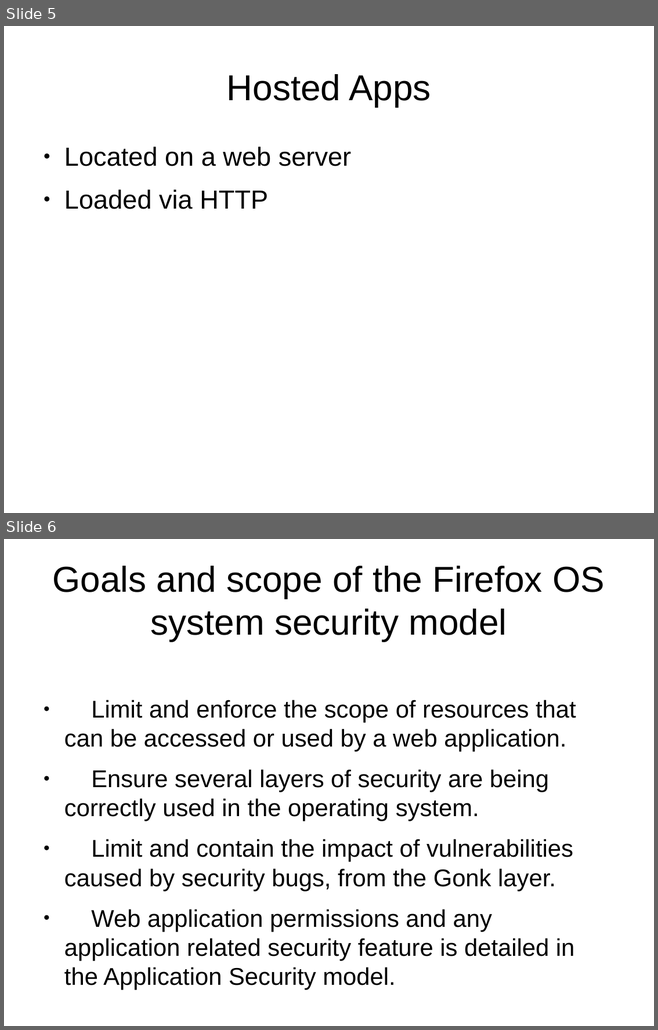
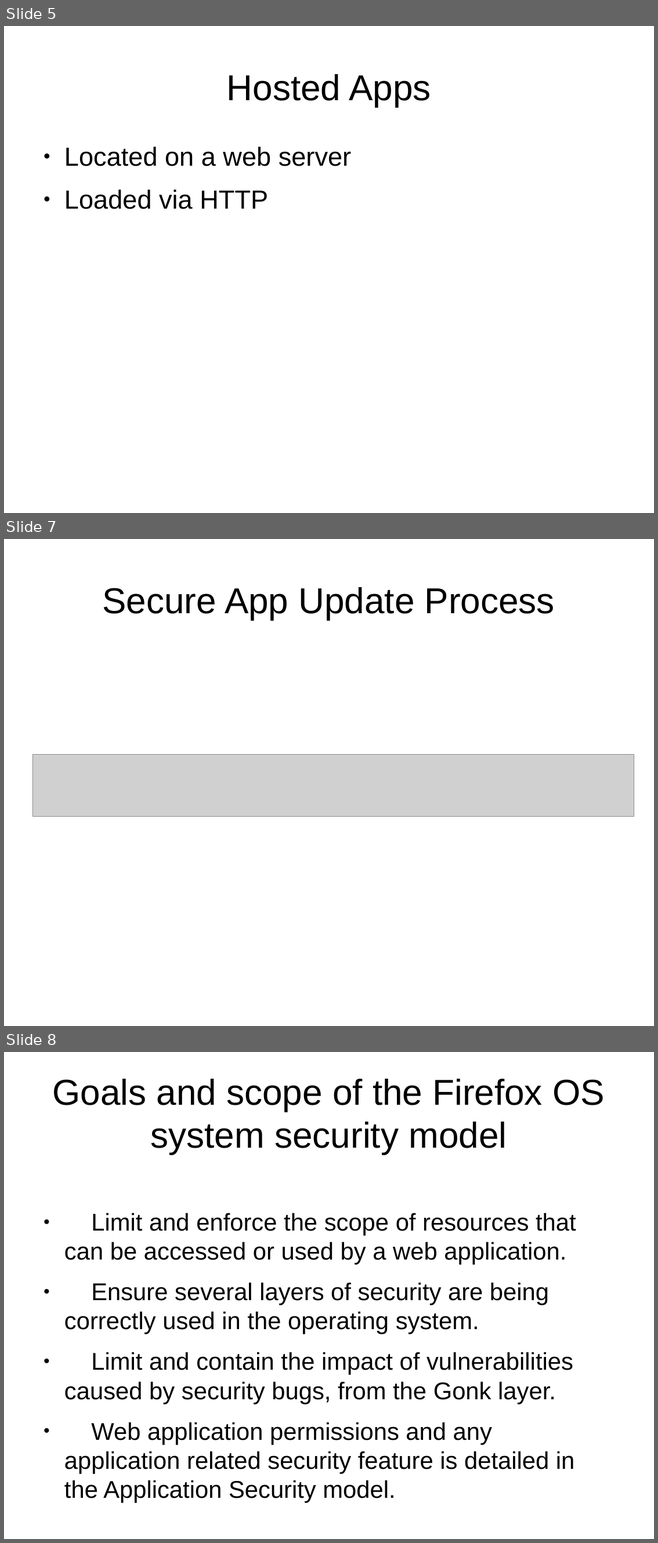
Before and after one commit to ymihaylov/Firefox-OS-Documentation-Project, a slide deck: Security-Presentation.odp. Shown one above the other, each under a label of ours: slides 5 and 6 before the commit, slides 5, 7 and 8 after it; the slides between them are not shown. The pictures are 658x1030 and 658x1543 pixels, drawn with LibreOffice and Linux fonts; fonts in the diff are those of the drawing; grey boxes stand for pictures. Boxes give left, top, right and bottom in pixels: in the first picture for what was removed or moved away, otherwise in the second. Text is boxed around its words. In the diff, an @@ line names an element or a change of style, - is before the commit and + after.

Commit message:
updated my presentation

```diff
--- a/Security-Presentation.odp
+++ b/Security-Presentation.odp
@@ slide 7 added at (4,539,654,1026), background #FFFFFF @@
@@ title added at (103,587,554,620), 44 pt, text #000000 @@
+Secure App Update Process
@@ picture added at (33,754,634,817) @@
@@ what was slide 6 is now slide 8 @@
```
Also in this commit, not shown: 1 other slide added.
